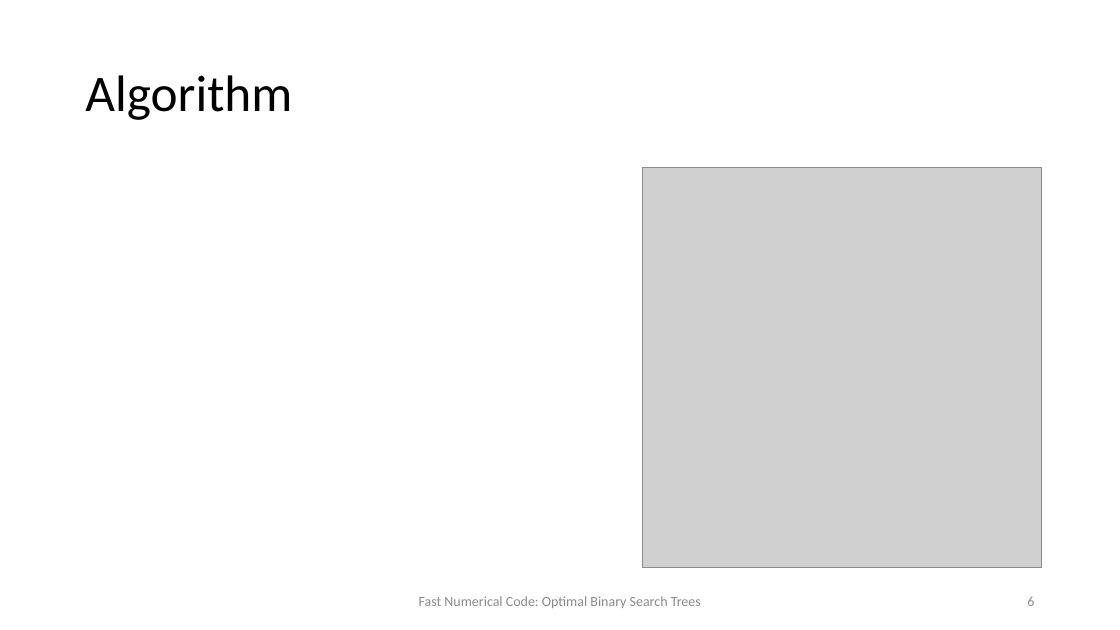
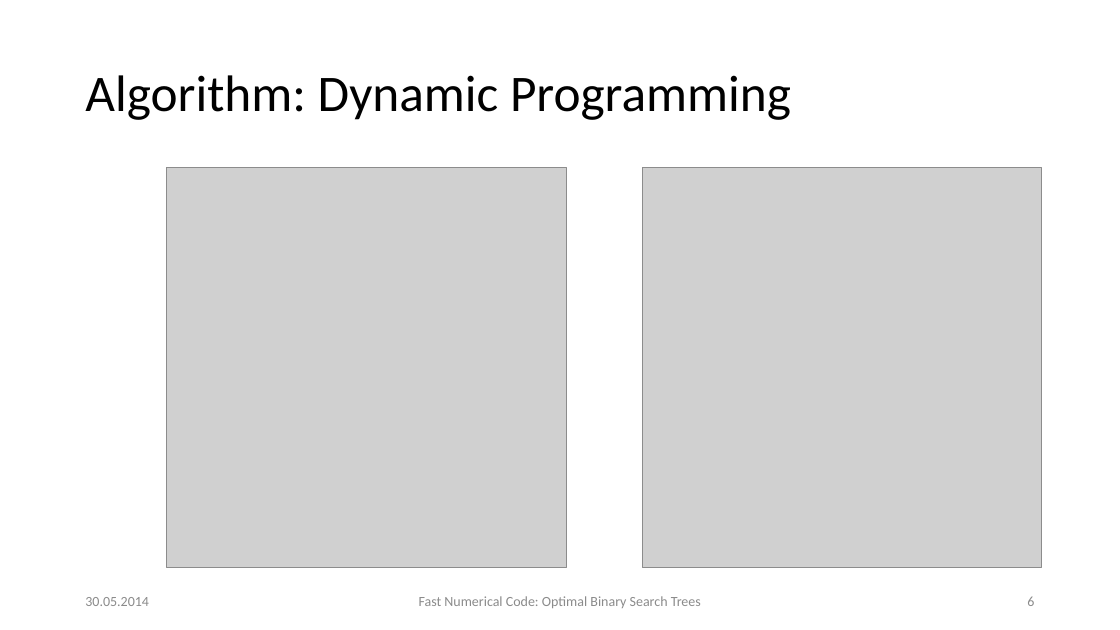
Before and after one commit to d-s-d/FNC14-BST, a slide deck: slide 6 of presentation/presentation.pptx. Drawn at 1120x630 pixels with LibreOffice and Linux fonts; fonts in the diff are those of the drawing; grey boxes stand for pictures. Boxes give left, top, right and bottom in pixels: in the first picture for what was removed or moved away, otherwise in the second. Text is boxed around its words. In the diff, an @@ line names an element or a change of style, - is before the commit and + after.

```diff
--- a/presentation/presentation.pptx
+++ b/presentation/presentation.pptx
@@ title at bbox=[85, 75, 791, 120]: text changed @@
-Algorithm
+Algorithm: Dynamic Programming
@@ picture added at bbox=[167, 168, 567, 568] @@
@@ text added at bbox=[85, 597, 149, 606], 12 pt, text #8C8C8C @@
+30.05.2014
```
Also in this commit, not shown: 25 other slides changed, 10 slides added, 9 other files.
